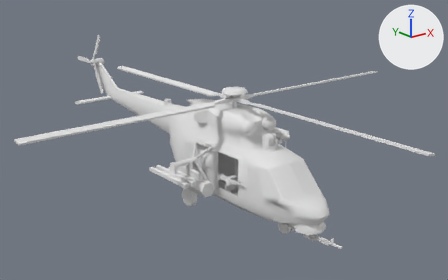
An edit to the glTF model src/main/resources/combinedassault_packs/combinedassault/assets/combinedassault/models/aircraft/w3/w3.glb, drawn before and after from the same camera.
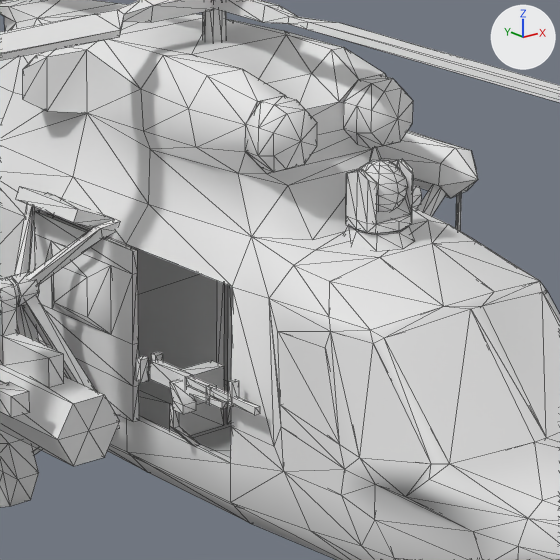
There are two pictures of each version: one whole from a 50 mm lens placed at (-13.52, -16.31, 9.19), pointed at (0.53, 1.26, 2.17), one close up on the part from 42% to 69% of the width and 36% to 78% of the height. Arrows for +X, +Y and +Z are at upper right; the lights stay in place. The last two pictures show the newer version. The close-ups show mesh edges as thin lines. Objects named as collision shapes, trigger or cutter boxes, shadow casters or lower levels of detail are left out. Where no turn or scale is listed for an object, it has been applied to the vertices. Vertices at exactly the same position are counted once.

In view in the first close-up: 'body', 'door_gun', 'door_gun_up', 'rotor', 'sight'.
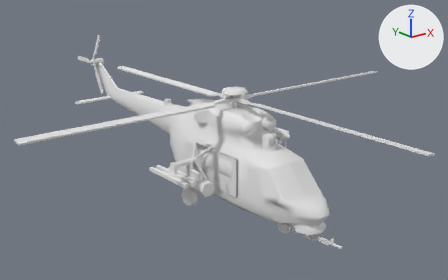
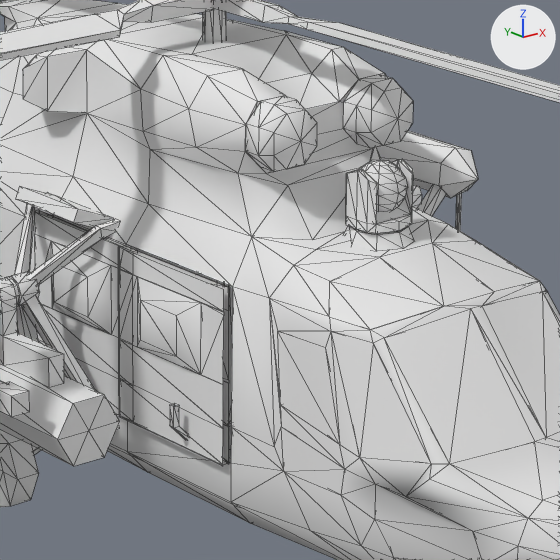
Pixel boxes [x1, y1, x2, y2] of what changed, in the close-ups (560 x 560 px; the box of a moved part takes in the faces that stretch with it):
'cabin_door_r', added
    after: [118, 247, 229, 466]
'door_gun', no longer drawn
    before: [136, 352, 260, 415]
'door_gun_up', no longer drawn
    before: [170, 379, 196, 414]
part 1 of me_body, moved or reshaped (mostly hidden)
    before: [14, 219, 120, 450]
    after: [16, 186, 421, 450]
part 2 of me_body, moved or reshaped (mostly hidden)
    both: [4, 17, 16, 31]

Patch to the scene script:
```diff
--- a/src/main/resources/combinedassault_packs/combinedassault/assets/combinedassault/models/aircraft/w3/w3.glb.py
+++ b/src/main/resources/combinedassault_packs/combinedassault/assets/combinedassault/models/aircraft/w3/w3.glb.py
@@ me_body @@
 # used by ob_body; location = (0.0, 0.0, 0.0)
-me_body.from_pydata(...)  # 1388 vertices, 2514 faces; spans x -2.6..2.5, y -4.4..10.6, z 0.0..4.1
+me_body.from_pydata(...)  # 1428 vertices, 2531 faces; spans x -2.6..2.5, y -4.4..10.6, z 0.0..4.1
+# me_body part 1: 95 vertices moved within x -2.3..2.5, y -3.8..1.0, z 0.0..2.5; 16 vertices removed from x 0.9..1.1, y -1.2..-0.2, z 1.7..2.3; 56 vertices added at x 0.9..1.0, y -1.4..0.7, z 1.1..2.4
+# me_body part 2: 2 vertices moved within x -0.1, y 2.5, z 3.3
+# other edits to the shape of me_body do not show in these pictures
 me_body.materials.append(mat_paint)
@@ me_cabin_door_r @@
+me_cabin_door_r.from_pydata(...)  # 68 vertices, 87 faces; spans x -0.096..0.055, y -0.598..0.598, z -0.664..0.664
+me_cabin_door_r.materials.append(mat_paint)  # white #e7e7e7
@@ ob_door_gun @@
-ob_door_gun = bpy.data.objects.new('door_gun', me_door_gun)
+ob_door_gun = bpy.data.objects.new('door_gun', None)
 ob_door_gun.parent = ob_w3
@@ ob_door_gun_up @@
-ob_door_gun_up = bpy.data.objects.new('door_gun_up', me_door_gun_up)
+ob_door_gun_up = bpy.data.objects.new('door_gun_up', None)
 ob_door_gun_up.parent = ob_door_gun
@@ ob_cabin_door_r @@
+ob_cabin_door_r = bpy.data.objects.new('cabin_door_r', me_cabin_door_r)
+ob_cabin_door_r.location = (-1.065, -0.803, 1.763)
```
